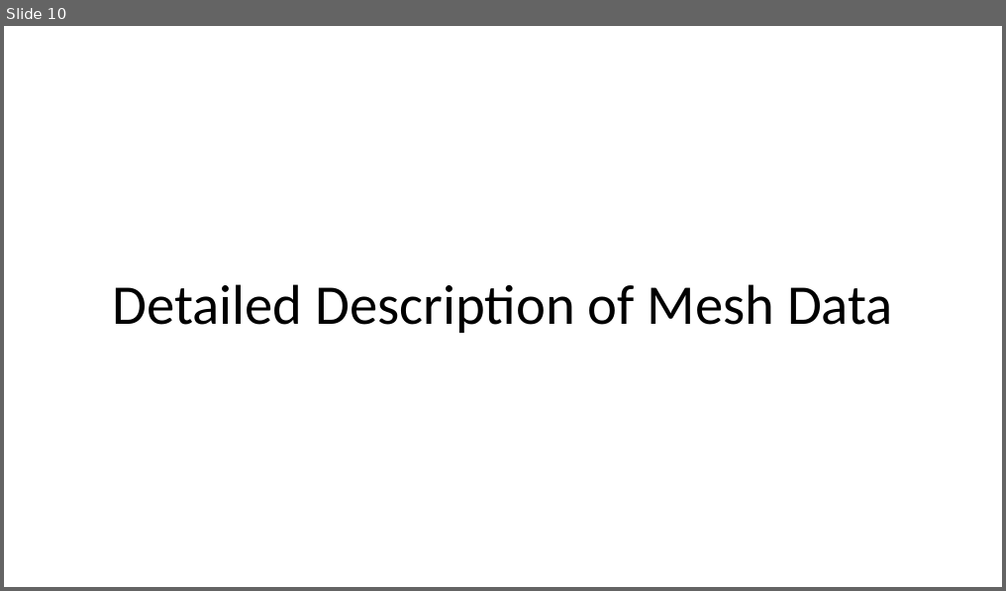
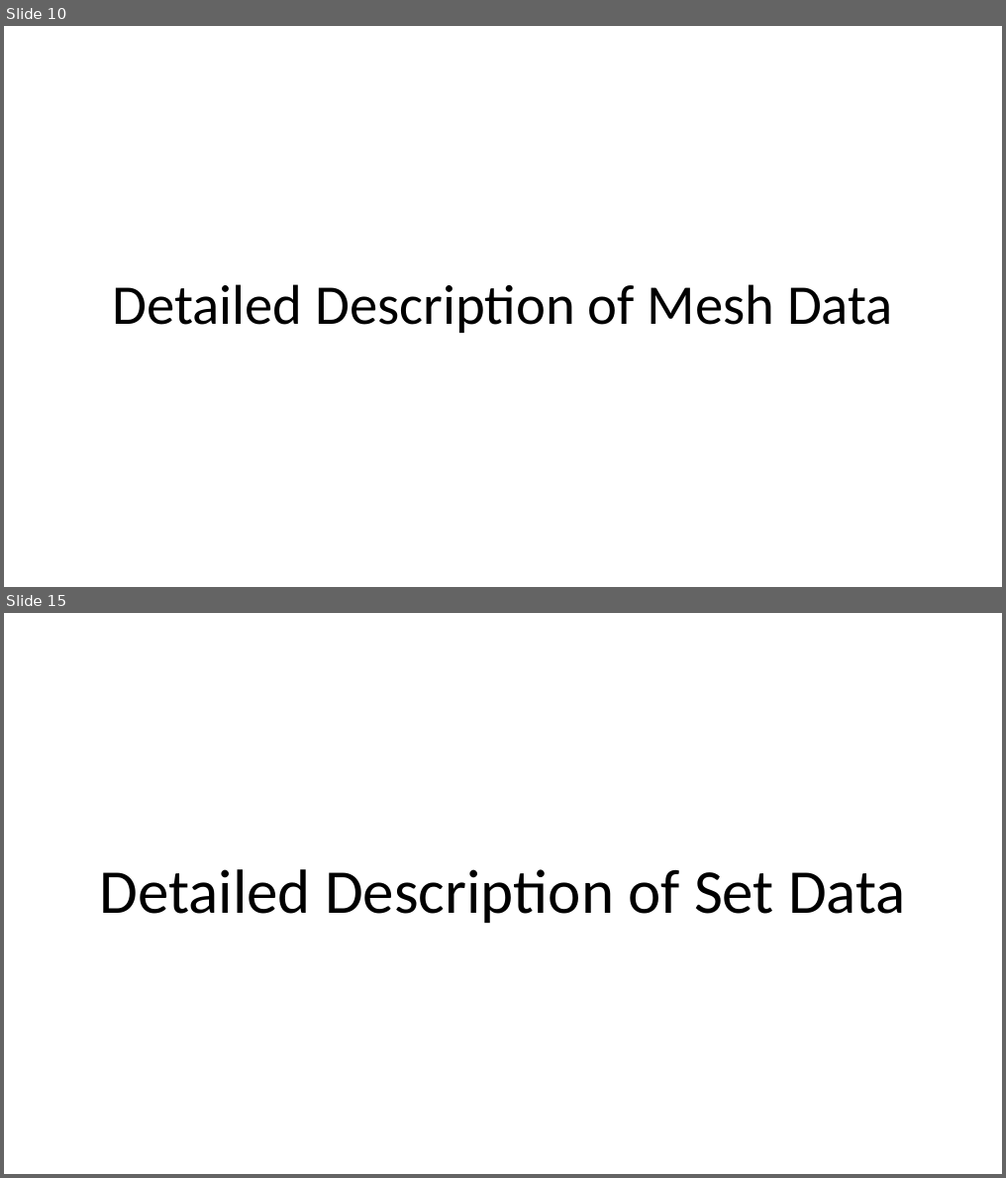
Before and after one commit to afrl/sheff-fea-io, a slide deck: docs/FormatSpecification.pptx. Shown one above the other, each under a label of ours: slide 10 before the commit, slides 10 and 15 after it; the slides between them are not shown. The pictures are 1006x591 and 1006x1178 pixels, drawn with LibreOffice and Linux fonts; fonts in the diff are those of the drawing. Boxes give left, top, right and bottom in pixels: in the first picture for what was removed or moved away, otherwise in the second. Text is boxed around its words. In the diff, an @@ line names an element or a change of style, - is before the commit and + after.

```diff
--- a/docs/FormatSpecification.pptx
+++ b/docs/FormatSpecification.pptx
@@ slide 15 added at <box>4,613,1002,1174</box>, background #FFFFFF @@
@@ title added at <box>99,869,906,923</box>, 60 pt, text #000000 @@
+Detailed Description of Set Data
```
Also in this commit, not shown: 4 slides changed, 1 other slide added, 2 slides removed, 8 other files.
